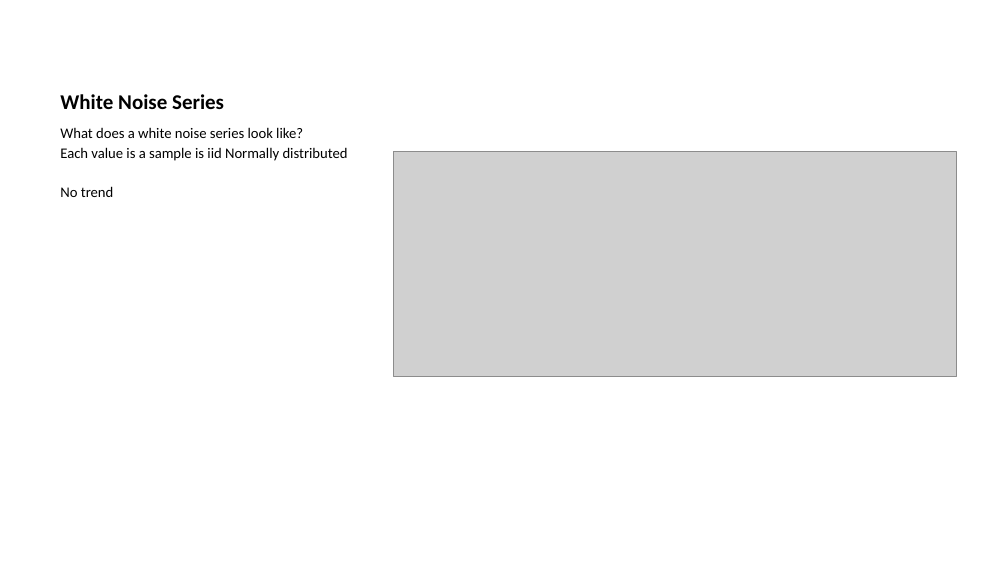
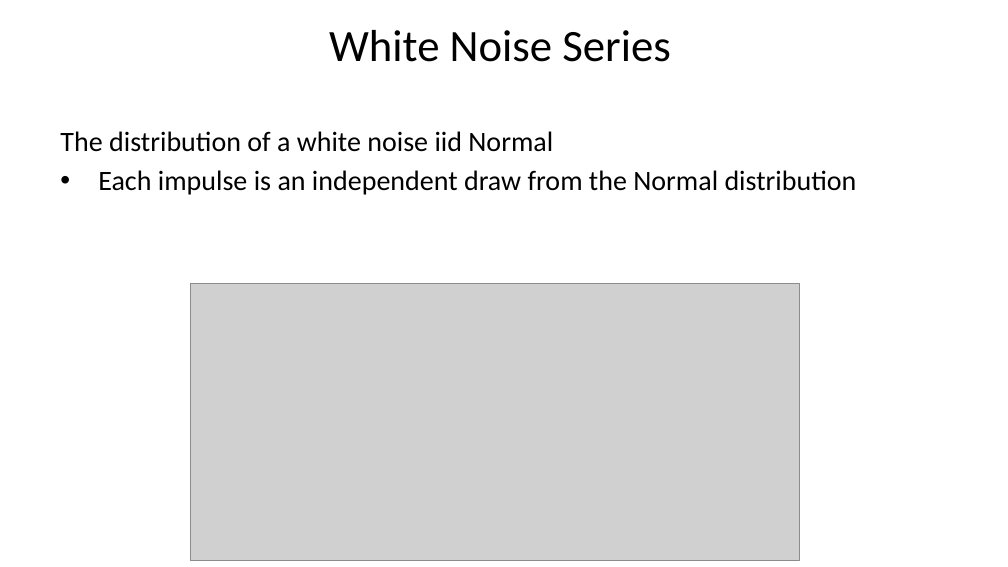
Before and after one commit to StephenElston/CSCI-E-83, a slide deck: slide 16 of LectureSlides/11_IntroductionToTimeSeries.pptx. Drawn at 1008x567 pixels with LibreOffice and Linux fonts; fonts in the diff are those of the drawing; grey boxes stand for pictures. Boxes give left, top, right and bottom in pixels: in the first picture for what was removed or moved away, otherwise in the second. Text is boxed around its words. In the diff, an @@ line names an element or a change of style, - is before the commit and + after.

```diff
--- a/LectureSlides/11_IntroductionToTimeSeries.pptx
+++ b/LectureSlides/11_IntroductionToTimeSeries.pptx
@@ title "White Noise Series" at (329,30,671,62): size 15 to 32 pt, bold off; alignment left to centre @@
@@ text at (60,131,857,195): text changed; size 10.5 to 20 pt @@
-What does a white noise series look like?
-Each value is a sample is iid Normally distributed
-No trend
+The distribution of a white noise iid Normal
+• Each impulse is an independent draw from the Normal distribution
@@ picture removed at (393,151,956,377) @@
@@ picture added at (191,283,799,560) @@
```
Also in this commit, not shown: 5 other slides changed, 1 other file.
